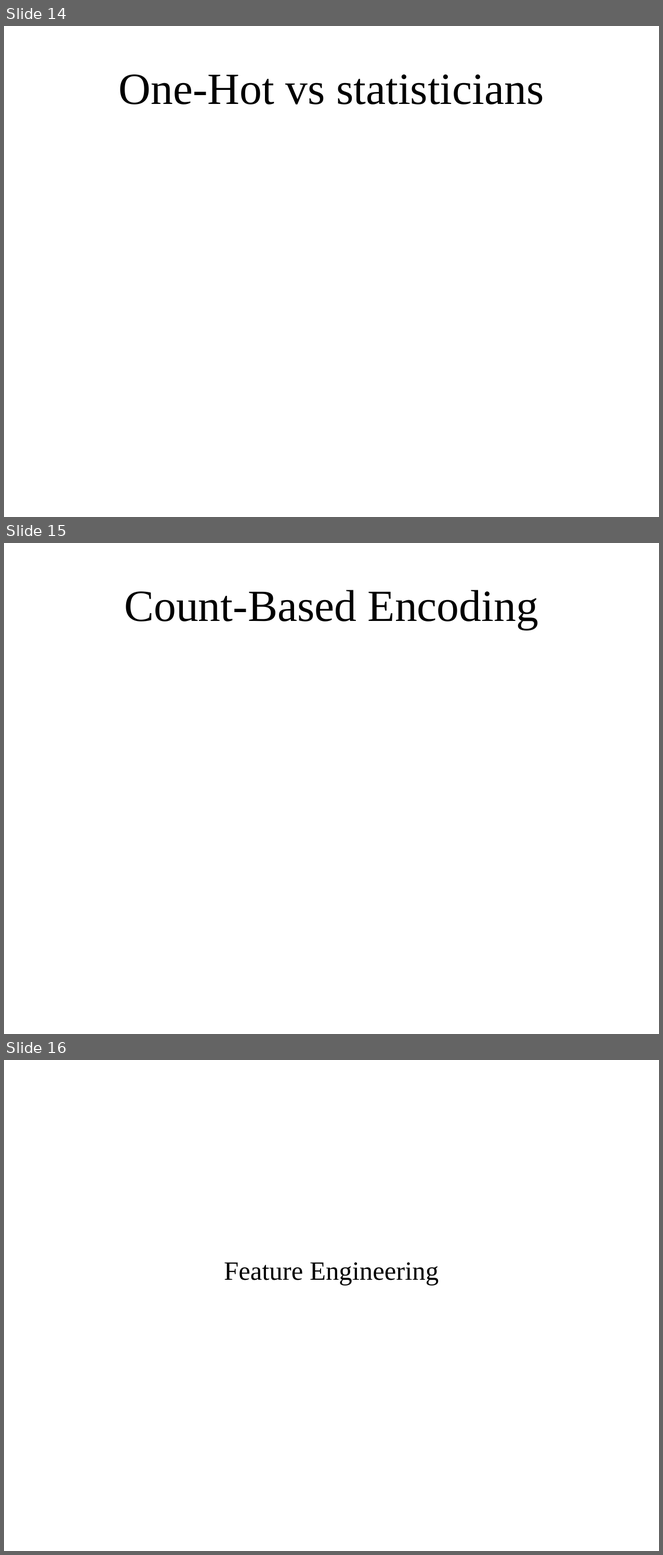
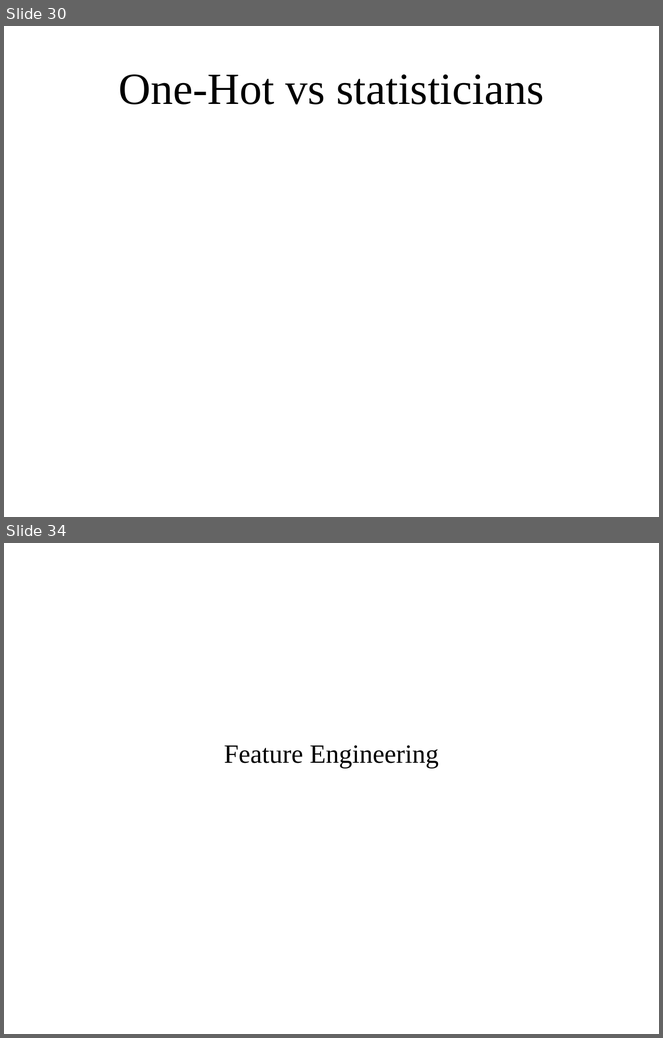
Before and after one commit to amueller/applied_ml_spring_2017, a slide deck: slides/aml-07-020817.odp. Shown one above the other, each under a label of ours: slides 14, 15 and 16 before the commit, slides 30 and 34 after it; the slides between them are not shown. The pictures are 663x1555 and 663x1038 pixels, drawn with LibreOffice and Linux fonts; fonts in the diff are those of the drawing. Boxes give left, top, right and bottom in pixels: in the first picture for what was removed or moved away, otherwise in the second. Text is boxed around its words. In the diff, an @@ line names an element or a change of style, - is before the commit and + after.

```diff
--- a/slides/aml-07-020817.odp
+++ b/slides/aml-07-020817.odp
@@ slide 15 removed at <box>4,543,659,1034</box>, background #FFFFFF @@
@@ title removed at <box>124,590,539,629</box> @@
-Count-Based Encoding
@@ what was slide 14 is now slide 30 @@
@@ what was slide 16 is now slide 34 @@
```
Also in this commit, not shown: 1 slide changed, 23 slides added, 4 other slides removed, 1 other file.
